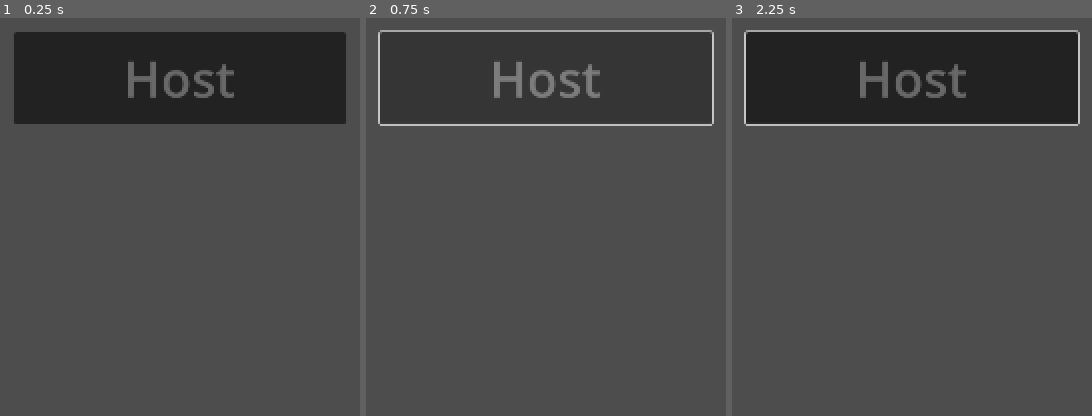
Above: before the commit, frames 1-3 (left to right).
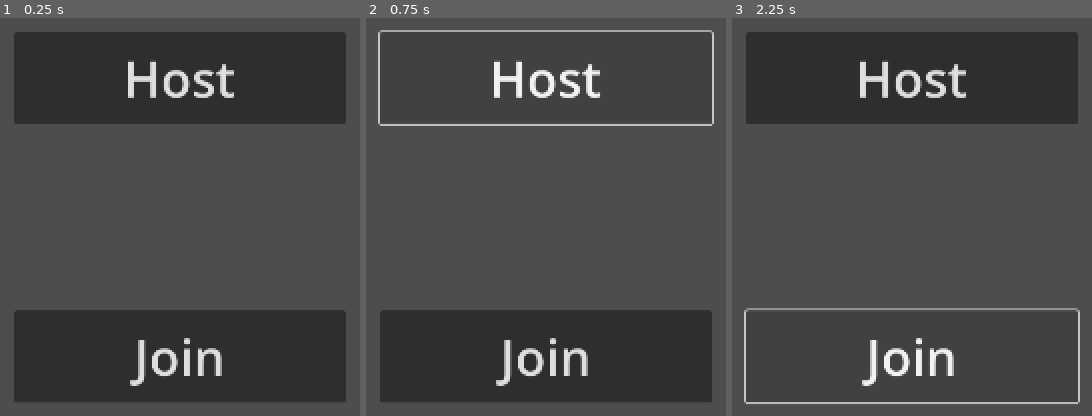
Above: after the commit, the same moments.

Repository: BoopEnthusiast/Mini-Jam-175
Game: Godot game, scene res://multiplayer/lobby.tscn
Two runs of this game, one before a commit and one after it. Both use one fixed random seed, a clock stepped at 60 frames per second and the inputs below. This scene is started directly instead of the project's main scene.
Inputs (mouse positions are in pixels of both pictures, inside the frame that each line leads up to):
- Up to frame 1 (0.25 s): no input
- Up to frame 2 (0.75 s): click "Host" at 0.5 s
- Up to frame 3 (2.25 s): click (912, 77) at 1.27 s; click (912, 356) at 2 s, where only the run after the commit has a clickable "Join"

The runs differ from the first frame. In frame 1, 22% of the frame differs, in the area x 3-97%, y 10-97%; in frame 2, 22%; in frame 3, 4.5%.

Commit message:
Hello this is multiplayer beginning kill me I hate multiplayer

Diff:
--- /dev/null
+++ b/multiplayer/LobbyTheme.tres
@@ -0,0 +1,4 @@
+[gd_resource type="Theme" format=3 uid="uid://by4asbf8mj04j"]
+
+[resource]
+default_font_size = 60
--- /dev/null
+++ b/multiplayer/lobby.gd
@@ -0,0 +1,29 @@
+extends Control
+
+
+const MAIN = preload("res://worlds/main.tscn")
+
+var multiplayer_peer = ENetMultiplayerPeer.new()
+
+
+func _ready() -> void:
+	multiplayer.peer_connected.connect(_player_connected)
+
+
+func _on_host_pressed() -> void:
+	var peer = ENetMultiplayerPeer.new()
+	peer.create_server(6969, 2)
+	multiplayer.multiplayer_peer = peer
+	print("Hosting now")
+
+
+func _on_join_pressed() -> void:
+	var peer = ENetMultiplayerPeer.new()
+	peer.create_client("127.0.0.1", 6969)
+	multiplayer.multiplayer_peer = peer
+	print("Joining server")
+	print("Heyl yeah")
+
+
+func _player_connected() -> void:
+	MultiplayerSingleton.player_2_id = multiplayer.get_unique_id()
--- a/multiplayer/lobby.tscn
+++ b/multiplayer/lobby.tscn
@@ -1,4 +1,7 @@
-[gd_scene format=3 uid="uid://bkdhc8gojlk4u"]
+[gd_scene load_steps=3 format=3 uid="uid://bkdhc8gojlk4u"]
+
+[ext_resource type="Theme" uid="uid://by4asbf8mj04j" path="res://multiplayer/LobbyTheme.tres" id="1_4cnto"]
+[ext_resource type="Script" path="res://multiplayer/lobby.gd" id="1_7m7tk"]
 
 [node name="Lobby" type="Control"]
 layout_mode = 3
@@ -7,8 +10,9 @@
 anchor_bottom = 1.0
 grow_horizontal = 2
 grow_vertical = 2
+script = ExtResource("1_7m7tk")
 
-[node name="Button" type="Button" parent="."]
+[node name="Host" type="Button" parent="."]
 layout_mode = 1
 anchors_preset = 8
 anchor_left = 0.5
@@ -21,10 +25,10 @@
 offset_bottom = -132.0
 grow_horizontal = 2
 grow_vertical = 2
-theme_override_font_sizes/font_size = 60
+theme = ExtResource("1_4cnto")
 text = "Host"
 
-[node name="Button2" type="Button" parent="."]
+[node name="Join" type="Button" parent="."]
 layout_mode = 1
 anchors_preset = 8
 anchor_left = 0.5
@@ -32,8 +36,13 @@
 anchor_right = 0.5
 anchor_bottom = 0.5
 offset_left = -199.0
-offset_top = -242.0
+offset_top = 92.0
 offset_right = 199.0
-offset_bottom = -132.0
+offset_bottom = 202.0
 grow_horizontal = 2
 grow_vertical = 2
+theme = ExtResource("1_4cnto")
+text = "Join"
+
+[connection signal="pressed" from="Host" to="." method="_on_host_pressed"]
+[connection signal="pressed" from="Join" to="." method="_on_join_pressed"]
--- a/multiplayer/multiplayer_singleton.gd
+++ b/multiplayer/multiplayer_singleton.gd
@@ -1,5 +1,4 @@
 extends Node
 
 
-func _enter_tree() -> void:
-	multiplayer
+var player_2_id = -1
